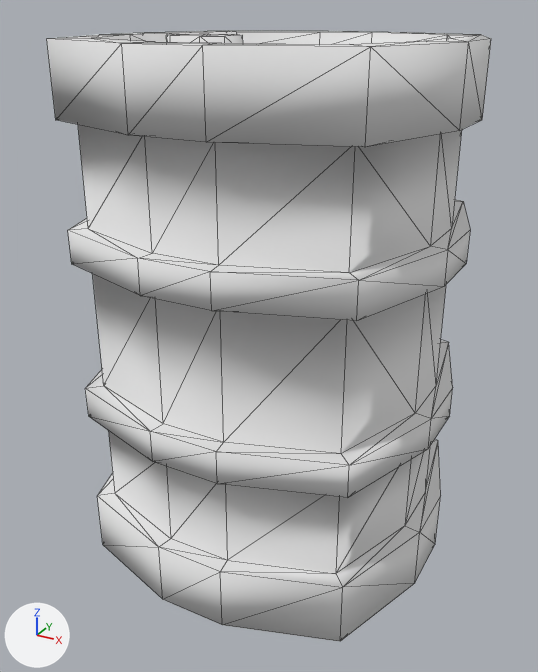
The OBJ model assets/models/builtin/indoor/props/indoor_props_barrel/model.obj: old version first, new version second.
The view is the same before and after, from a 50 mm lens placed at (0.224, -0.421, 0.359), pointed at (-0.002, -0.01, 0.154). Arrows for +X, +Y and +Z are at lower left; the lights stay in place. The picture after the commit comes second. Mesh edges are drawn as thin lines. Where no turn or scale is listed for an object, it has been applied to the vertices.

Names of what the first picture shows: 'model'.
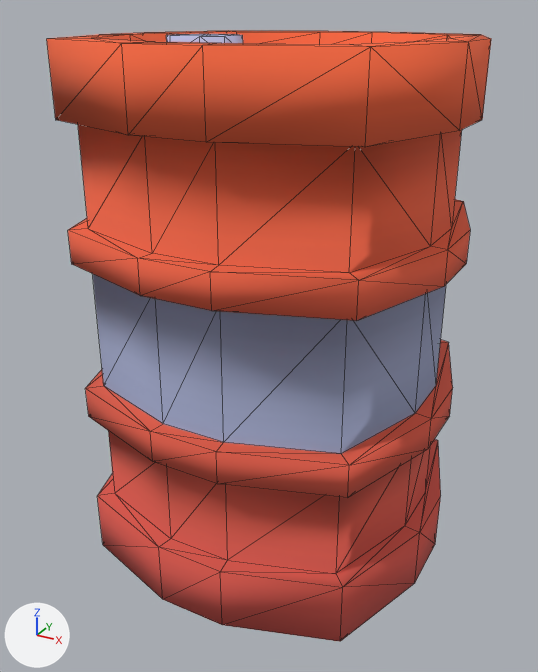
Diff of the bpy script that builds the scene:
```diff
--- a/assets/models/builtin/indoor/props/indoor_props_barrel/model.obj.py
+++ b/assets/models/builtin/indoor/props/indoor_props_barrel/model.obj.py
@@ img_colormap_png @@
+img_colormap_png = load_image('colormap.png', 'Textures/colormap.png', 512, 512, 'sRGB')
@@ mat_colormap @@
 mat_colormap = principled_material('colormap')
-mat_colormap.base_color = (0.8, 0.8, 0.8)  # white #e7e7e7
+mat_colormap.texture = img_colormap_png
 mat_colormap.roughness = 1.0
```

Location of each change, (x1, y1, x2, y2) in pixels of the pictures (538 x 672 px):
'model', surface changed (white to red): (47, 30, 491, 641) in both
